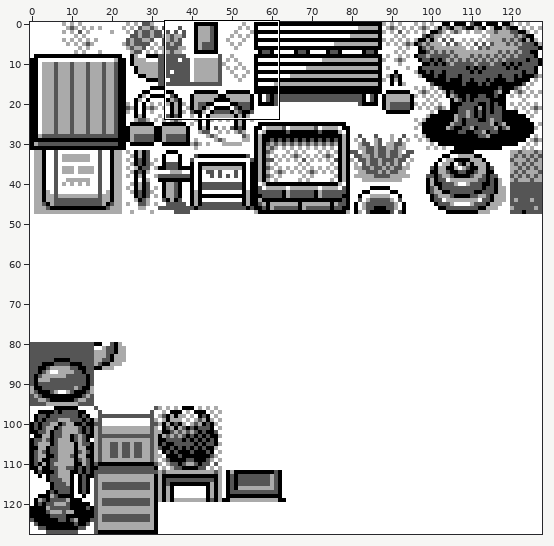
Sprite sheet, stored at gfx/tilesets/park.png. Above: a wide view before the commit, with the close-up outlined.
Close-up. The starting point:
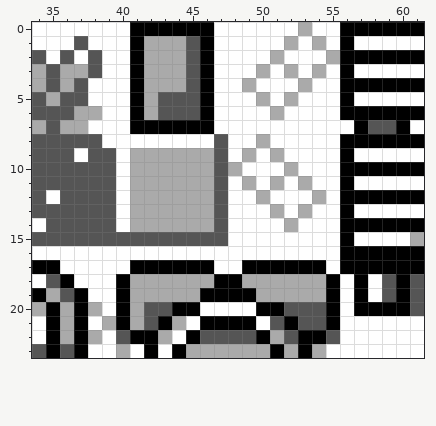
The file is 128x128 pixels. Shown: x 34..61, y 0..23.
And afterwards:
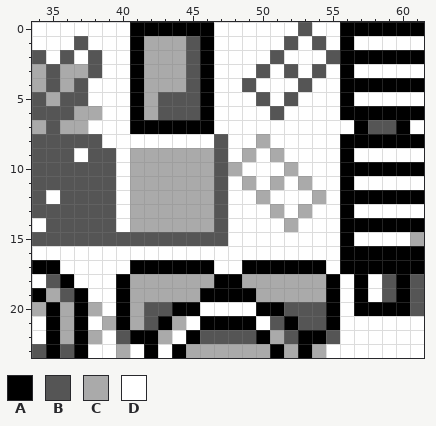
Palette (. is transparent): A #000000  B #555555  C #aaaaaa  D #ffffff
Edits made:
Colour C gives way to colour B in row 0 at x 53; in row 1 at x 52 and 54; in row 2 at x 51 and 55; in row 3 at x 50, 52 and 54; in row 4 at x 49 and 53; in row 5 at x 50 and 52.
Colour C gives way to colour B in row 6 at x 51.
